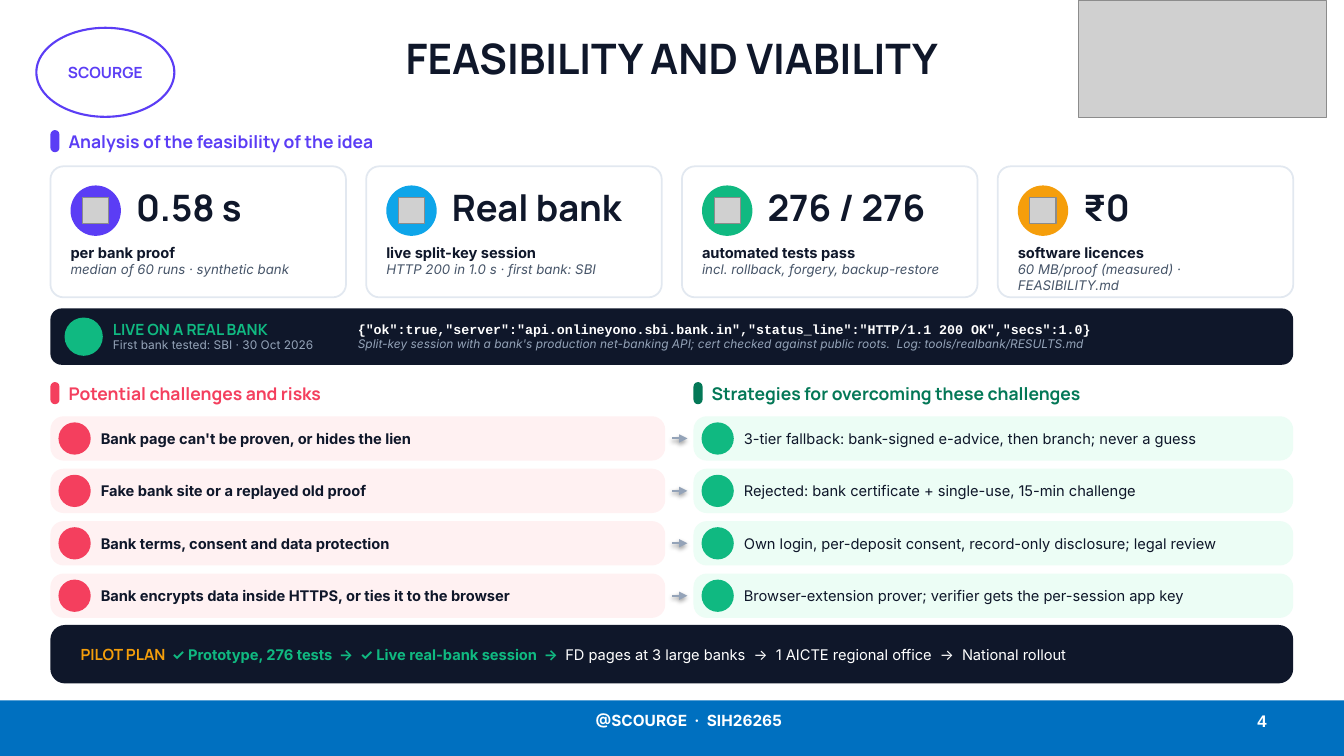
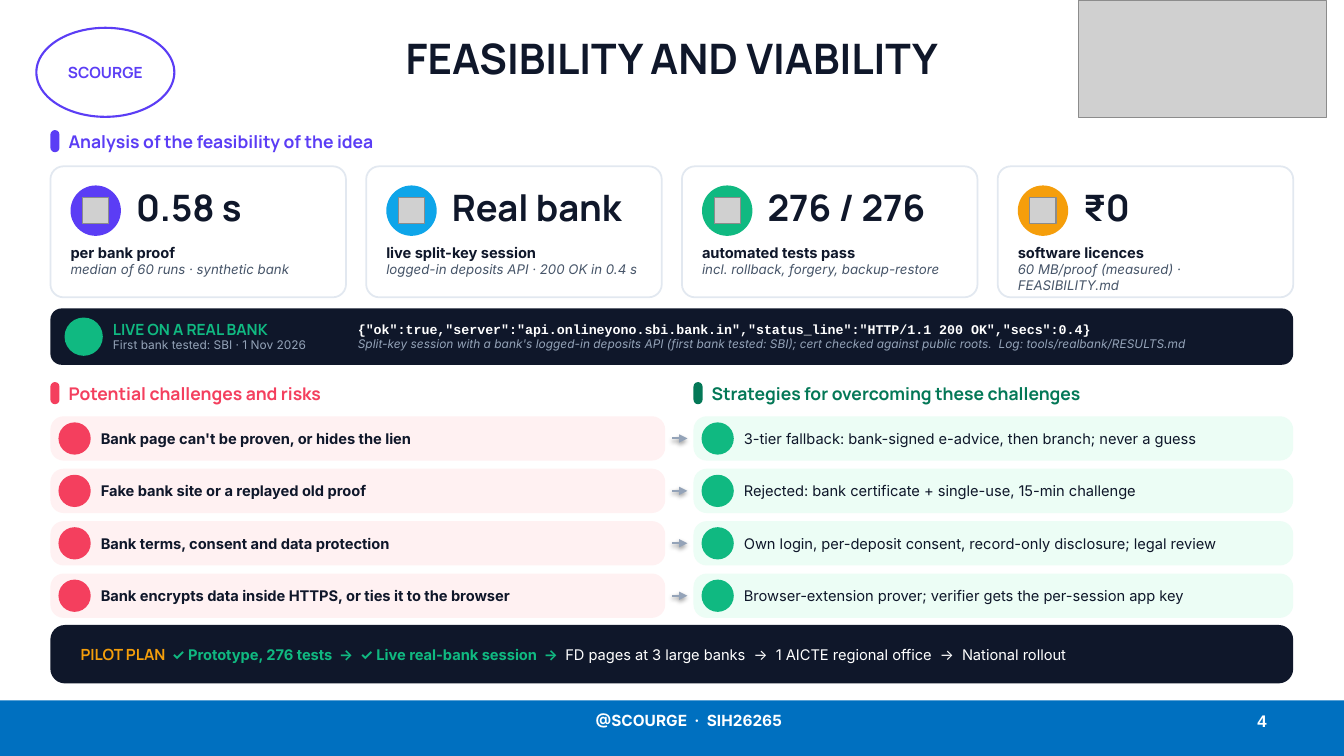
Before and after one commit to Lakki007/Arnavax-Scourge-SIH26265, a slide deck: slide 4 of docs/ppt/Scourge_SIH26265_Idea.pptx. Drawn at 1344x756 pixels with LibreOffice and Linux fonts; fonts in the diff are those of the drawing; grey boxes stand for pictures; background and template pictures are left out. Boxes give left, top, right and bottom in pixels: in the first picture for what was removed or moved away, otherwise in the second. Text is boxed around its words. In the diff, an @@ line names an element or a change of style, - is before the commit and + after.

```diff
--- a/docs/ppt/Scourge_SIH26265_Idea.pptx
+++ b/docs/ppt/Scourge_SIH26265_Idea.pptx
@@ text at [386, 264, 637, 277]: text changed @@
-HTTP 200 in 1.0 s · first bank: SBI
+logged-in deposits API · 200 OK in 0.4 s
@@ text at [358, 324, 1186, 351]: text changed @@
-{"ok":true,"server":"api.onlineyono.sbi.bank.in","status_line":"HTTP/1.1 200 OK","secs":1.0}
-Split-key session with a bank's production net-banking API; cert checked against public roots. Log: tools/realbank/RESULTS.md
+{"ok":true,"server":"api.onlineyono.sbi.bank.in","status_line":"HTTP/1.1 200 OK","secs":0.4}
+Split-key session with a bank's logged-in deposits API (first bank tested: SBI); cert checked against public roots. Log: tools/realbank/RESULTS.md
@@ text at [113, 340, 306, 349]: text changed @@
-First bank tested: SBI · 30 Oct 2026
+First bank tested: SBI · 1 Nov 2026
```
Also in this commit, not shown: 1 other slide changed, 4 other files.
